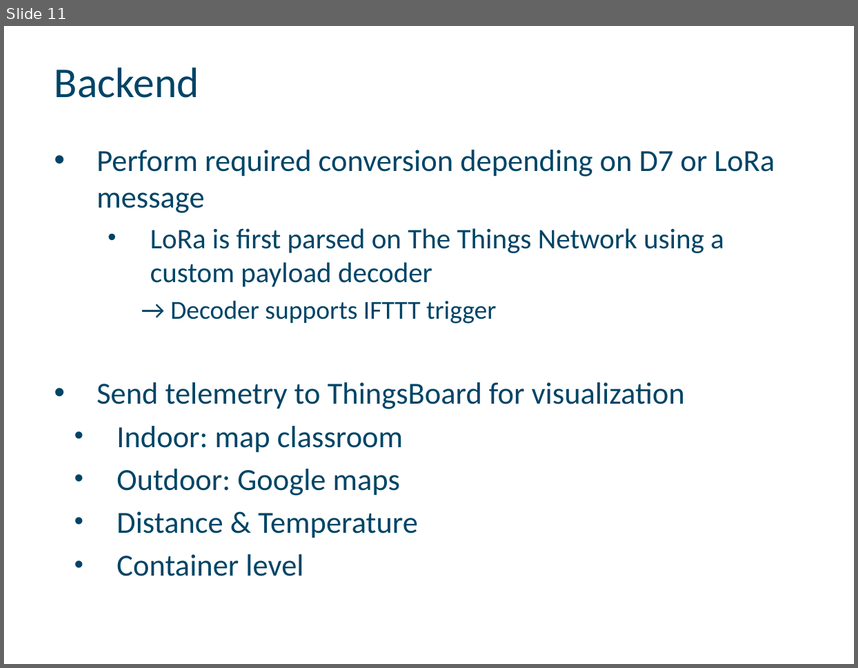
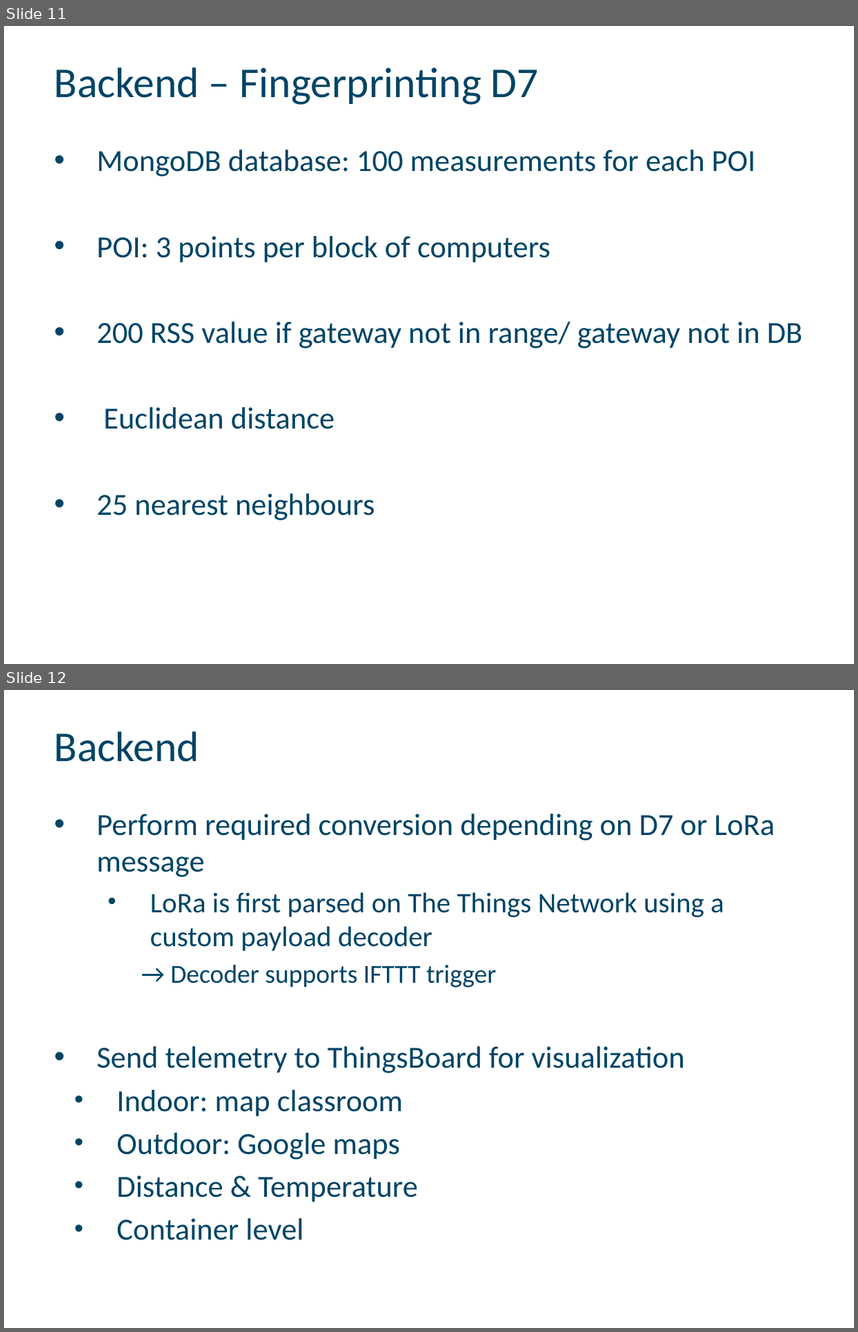
Before and after one commit to WesleyVanW/Smart-Waste-Managment, a slide deck: Presentatie-IoT-SmartWasteManagment.pptx. Shown one above the other, each under a label of ours: slide 11 before the commit, slides 11 and 12 after it. The pictures are 858x668 and 858x1332 pixels, drawn with LibreOffice and Linux fonts; fonts in the diff are those of the drawing; background and template pictures are left out. Boxes give left, top, right and bottom in pixels: in the first picture for what was removed or moved away, otherwise in the second. Text is boxed around its words. In the diff, an @@ line names an element or a change of style, - is before the commit and + after.

```diff
--- a/Presentatie-IoT-SmartWasteManagment.pptx
+++ b/Presentatie-IoT-SmartWasteManagment.pptx
@@ slide 11 added at <box>4,26,854,664</box>, background #FFFFFF @@
@@ title added at <box>54,67,539,105</box>, 36 pt, text #004466 @@
+Backend – Fingerprinting D7
@@ text added at <box>96,150,803,520</box>, 26 pt, text #004466 @@
+• MongoDB database: 100 measurements for each POI
+• POI: 3 points per block of computers
+• 200 RSS value if gateway not in range/ gateway not in DB
+• Euclidean distance
+• 25 nearest neighbours
@@ page number added at <box>4,640,47,664</box>, 12 pt, text #FFFFFF @@
+11
@@ what was slide 11 is now slide 12 @@
```
Also in this commit, not shown: 3 slides changed.
